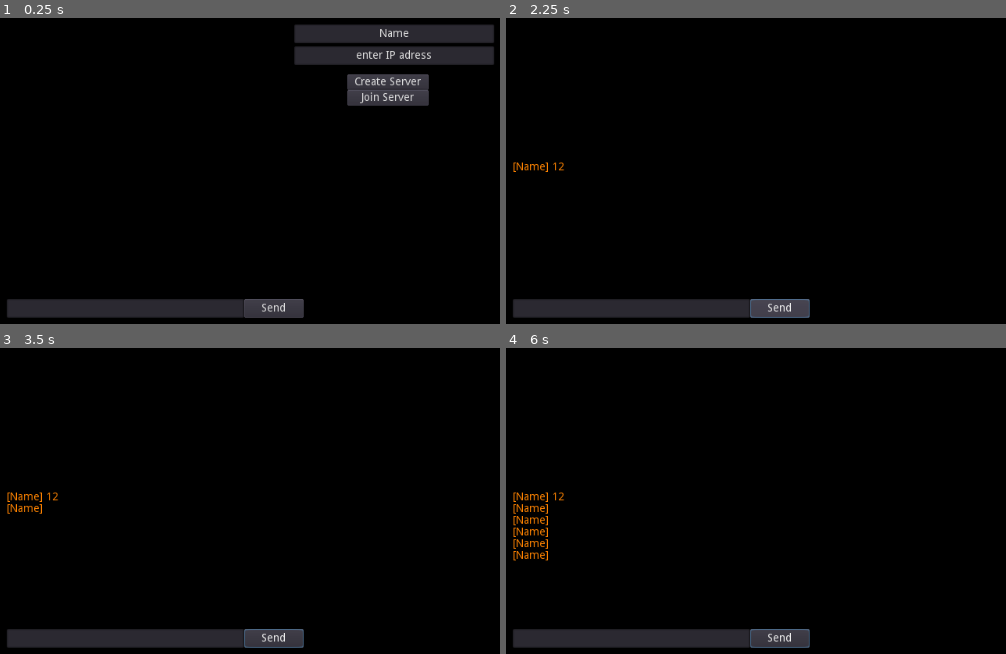
Above: before the commit, frames 1-4 (two rows, left to right).
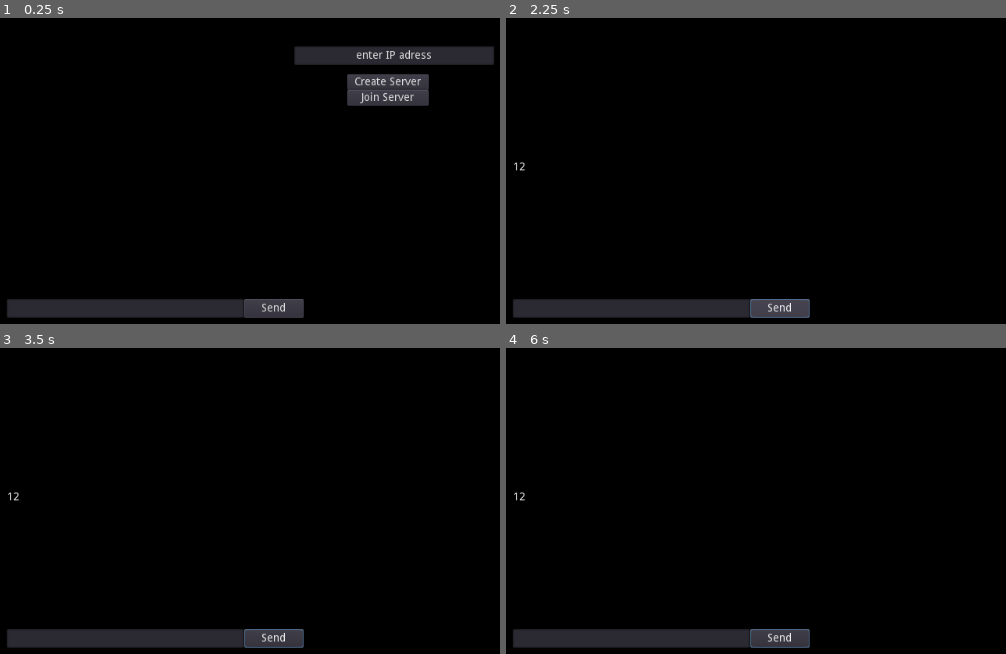
Above: after the commit, the same moments.

Repository: Yagoi23/2D-RTS
Game: Godot game, scene res://Multiplayer/NetworkSetup.tscn
Same seed, same stepped clock (60 frames per second), same inputs: the game is played once before the commit and once after it.
Inputs (mouse positions are in pixels of both pictures, inside the frame that each line leads up to):
- Up to frame 1 (0.25 s): no input
- Up to frame 2 (2.25 s): click (631, 308) at 0.52 s; type "12" at 0.6 s; click "Create Server" at 1.25 s; click "Send" at 2 s
- Up to frame 3 (3.5 s): tap Enter at 2.75 s; move the mouse to (outside the picture) at 2.77 s; hold D (player_move_right) from 2.78 s (still down); tap Q (attack_move) at 2.85 s; click (outside the picture) at 2.92 s
- Up to frame 4 (6 s): release D (player_move_right) at 3.5 s; tap Space at 3.5, 5 s; drag from (736, 442) to (856, 513) at 3.52 s; tap Enter at 4.25, 5.75 s; move the mouse to (outside the picture) at 4.27 s; hold D (player_move_right) 4.28-5 s; hold 2 (enter_build_mode) 4.28-5 s; drag from (856, 513) to (656, 351) at 5.02 s; move the mouse to (outside the picture) at 5.77 s; hold A (player_move_left) from 5.78 s (still down); tap E (hold) at 5.85 s

The runs differ from the first frame. In frame 1, 2.4% of the frame differs, in the area x 58-99%, y 2-9%; in frame 2, 0.2%; in frame 3, 0.3%; in frame 4, 0.8%.
Error before the commit: Invalid get index '3' (on base: 'Array'). (res://Multiplayer/Network.gd:17)
Error after the commit: Invalid get index '3' (on base: 'Array'). (res://Multiplayer/Network.gd:11)

Commit message:
Revert "having a painful time with messages being duplicated"
This reverts commit 8b1c9a691c083d9671b52378a73f97bdc37b34cc.

Diff:
--- a/Multiplayer/Chat.gd
+++ b/Multiplayer/Chat.gd
@@ -2,38 +2,25 @@
 
 onready var message = $LineEdit#.text
 onready var history = $Label#.text
-var Name = null
 
 func _process(delta):
 	#if(Input.is_action_just_pressed("return_key")):
 		#Check it's not an empty space, if it isn't, then sendmessage
-	Name = str(Network.PlayerID)
+	pass
 
 remote func send_chat(txt):
-	history.bbcode_text += "[color=#ffffff]"#+str(Network.PlayerID)+" "
 	history.bbcode_text += txt
-	history.bbcode_text += "\n"
+	history.bbcode_text += ""
 
 func create_message() -> String:
-	history.bbcode_text += "[color=#ff8400]"+str(Network.PlayerID)+" "
-	history.bbcode_text += message.text
-	history.bbcode_text += "\n"
-	return history.text
+	return message.text
 
-func create_message_to_send() -> String:
-	#history.bbcode_text += "[color=#ff8400]"+str(Network.PlayerID)+" "
-	history.bbcode_text += message.text
-	history.bbcode_text += "\n"
-	return history.text
 
 func _on_SendChatButton_pressed():
 	if(message.text != "\n"):
 		#Create the message and tell everyone else to add it to their history
 		rpc_unreliable("send_chat",create_message())
-		#create_message()
-		#history.push_color(Color.blue)
-		#history.bbcode_text += create_message()
-
+		history.bbcode_text += create_message()
 		message.text = ""
 	else:
 		message.text = ""
--- a/Multiplayer/Chat.tscn
+++ b/Multiplayer/Chat.tscn
@@ -18,7 +18,6 @@
 margin_top = 92.0
 margin_right = -104.0
 margin_bottom = 266.0
-bbcode_enabled = true
 scroll_following = true
 
 [node name="SendChatButton" type="Button" parent="."]
--- a/Multiplayer/Network.gd
+++ b/Multiplayer/Network.gd
@@ -1,16 +1,10 @@
 extends Node
-#class Name NetworkVirtual
 
 const DEFAULT_PORT = 28960
 const MAX_CLIENTS = 6
 
 var server = null
 var client = null
-
-var user_list : Dictionary
-
-var PlayerID = null
-var user_name : String = "Unammed Player"
 
 var ip_adress = ""
 func _ready() -> void:
@@ -28,30 +22,14 @@
 	server = NetworkedMultiplayerENet.new()
 	server.create_server(DEFAULT_PORT, MAX_CLIENTS)
 	get_tree().set_network_peer(server)
-	#PlayerID = ip_adress
 
 func join_server() -> void:
 	client = NetworkedMultiplayerENet.new()
 	client.create_client(ip_adress, DEFAULT_PORT)
 	get_tree().set_network_peer(client)
-	#PlayerID = ip_adress
 
 func _connected_to_server() -> void:
 	print("succesfully connected")
-	#rpc_unreliable("send_name",create_name())
-
-func create_name() -> String:
-	return str(PlayerID)
 
 func _server_disconnected() -> void:
 	print("server disconnected")
-
-remote func update_user(user):
-	user_list[str(user[0])] = user[1]
-	emit_signal("update_user_list")
-	rpc_unreliable("client_update",user_list)
-	pass
-
-remote func client_update(update_user_list):
-	user_list = update_user_list
-	emit_signal("update_user_list")
--- a/Multiplayer/NetworkSetup.gd
+++ b/Multiplayer/NetworkSetup.gd
@@ -6,8 +6,6 @@
 #onready var ChatText = $InServerControl/Label
 
 onready var DeviceIPAdress = $CanvasLayer/DeviceIPAdress
-#var playerID = null
-onready var Name = $Name/LineEdit
 
 func _ready() -> void:
 	get_tree().connect("network_peer_connected", self, "_player_connected")
@@ -16,26 +14,19 @@
 
 	DeviceIPAdress.text = Network.ip_adress
 
-func _process(delta):
-	Network.PlayerID = "["+Name.text+"]"
-
 func _player_connected(id) -> void:
 	print("Player "+str(id)+" has connected")
-	#playerID = id
 
 func _player_disconnected(id) -> void:
 	print("Player "+str(id)+" has disconnected")
 
 func _on_Create_Server_pressed():
-	Network.user_name = Name.text
 	MultiplayerConfigUi.hide()
-	Name.hide()
 	Network.create_server()
 
 func _on_Join_Server_pressed():
 	if ServerIPAdressBar.text != "":
 		MultiplayerConfigUi.hide()
-		Name.hide()
 		Network.ip_adress = ServerIPAdressBar.text
 		Network.join_server()
 
--- a/Multiplayer/NetworkSetup.tscn
+++ b/Multiplayer/NetworkSetup.tscn
@@ -57,17 +57,5 @@
 
 [node name="Chat" parent="." instance=ExtResource( 2 )]
 
-[node name="Name" type="Control" parent="."]
-margin_right = 40.0
-margin_bottom = 40.0
-
-[node name="LineEdit" type="LineEdit" parent="Name"]
-margin_left = -120.0
-margin_top = -84.0
-margin_right = 136.0
-margin_bottom = -60.0
-text = "Name"
-align = 1
-
 [connection signal="pressed" from="MultiplayerConfig/Create_Server" to="." method="_on_Create_Server_pressed"]
 [connection signal="pressed" from="MultiplayerConfig/Join_Server" to="." method="_on_Join_Server_pressed"]
